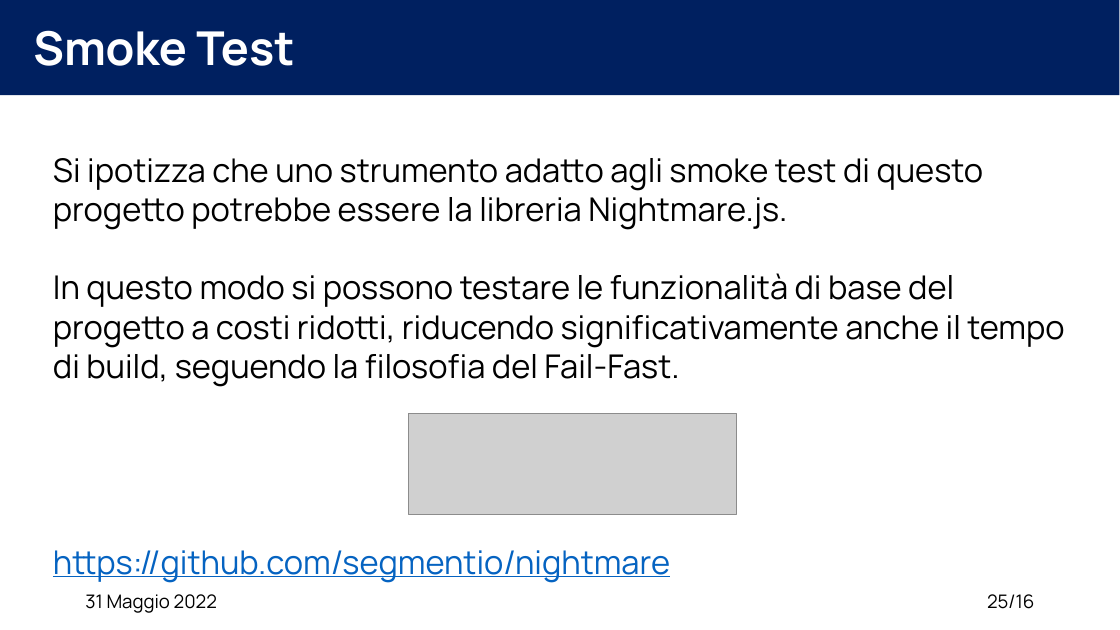
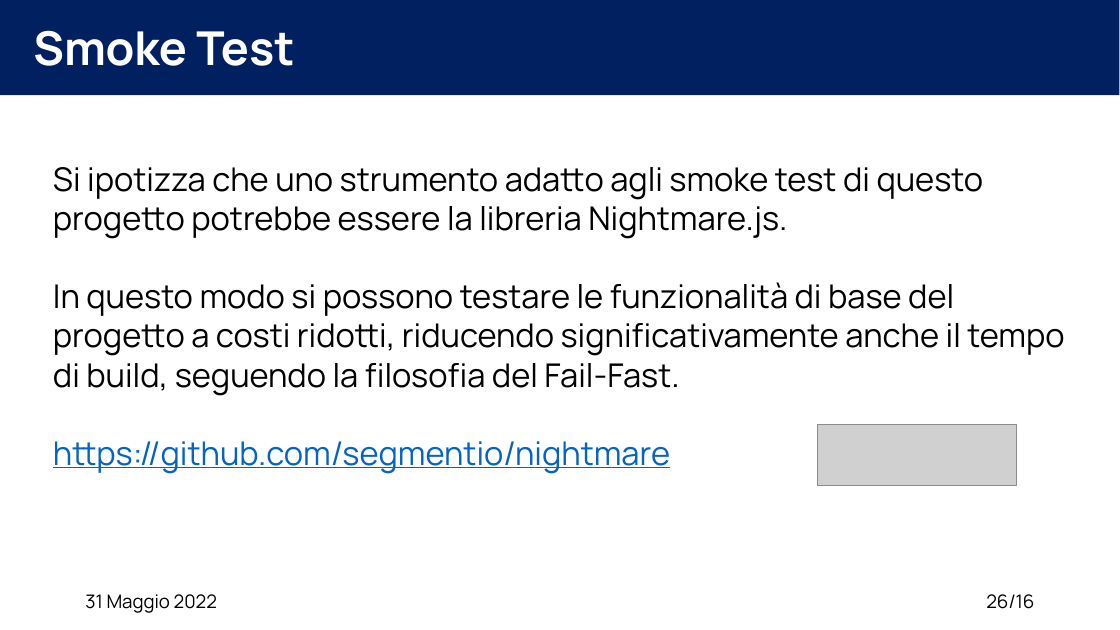
Before and after one commit to XidaZ3/MTSSAssignment3, a slide deck: slide 26 of MTSSAssignment3.pptx (slide 25 before the commit). Drawn at 1120x630 pixels with LibreOffice and Linux fonts; fonts in the diff are those of the drawing; grey boxes stand for pictures. Boxes give left, top, right and bottom in pixels: in the first picture for what was removed or moved away, otherwise in the second. Text is boxed around its words. In the diff, an @@ line names an element or a change of style, - is before the commit and + after.

```diff
--- a/MTSSAssignment3.pptx
+++ b/MTSSAssignment3.pptx
@@ text "Si ipotizza che uno strumento ..." rewrapped from <box>53,158,1064,583</box> to <box>53,167,1064,474</box> @@
@@ picture removed at <box>408,413,737,514</box> @@
@@ picture added at <box>818,424,1017,486</box> @@
@@ page number at <box>986,594,1034,609</box>: text changed @@
-25/16
+26/16
```
Also in this commit, not shown: 12 other slides changed, 1 slide added, 4 other files.
